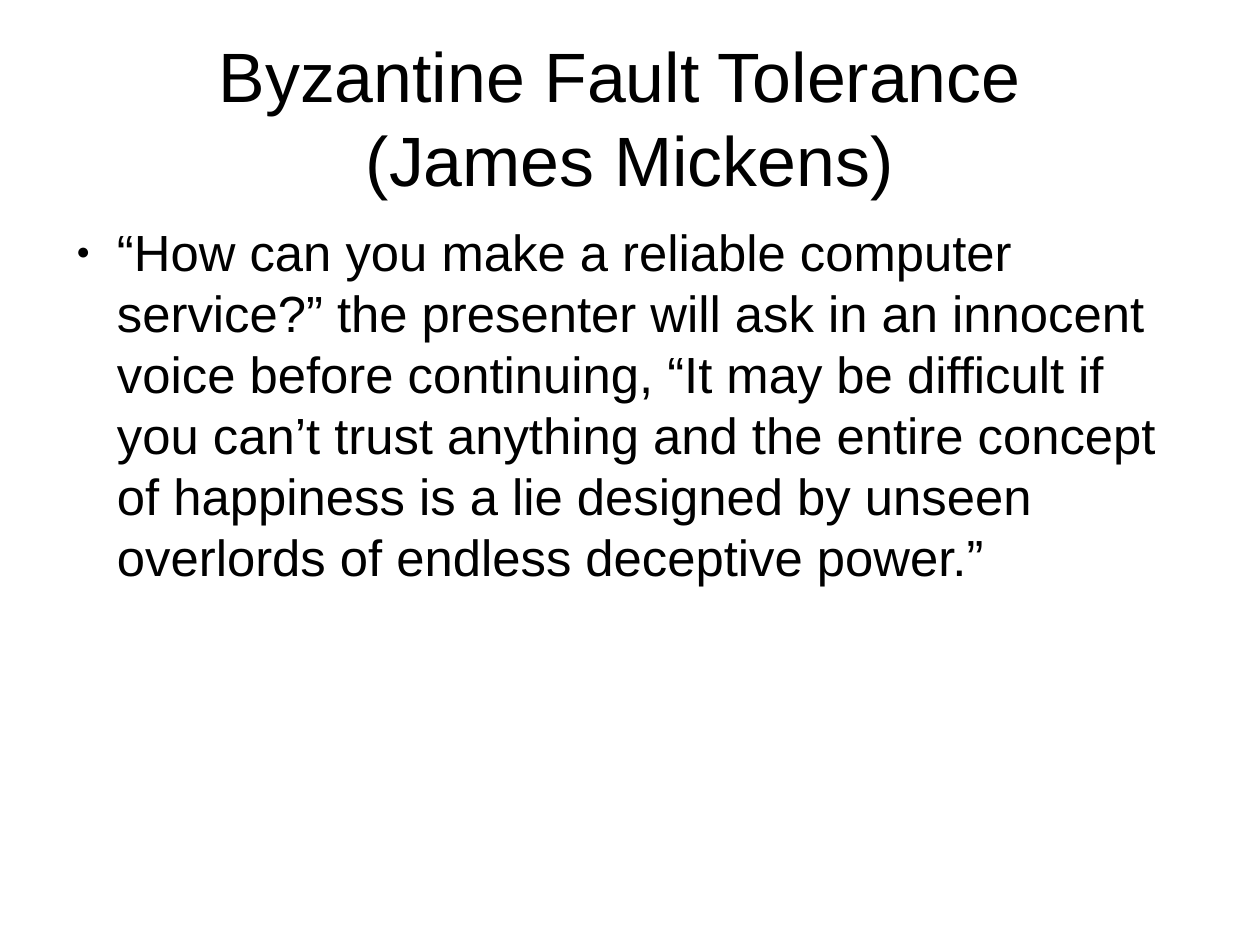
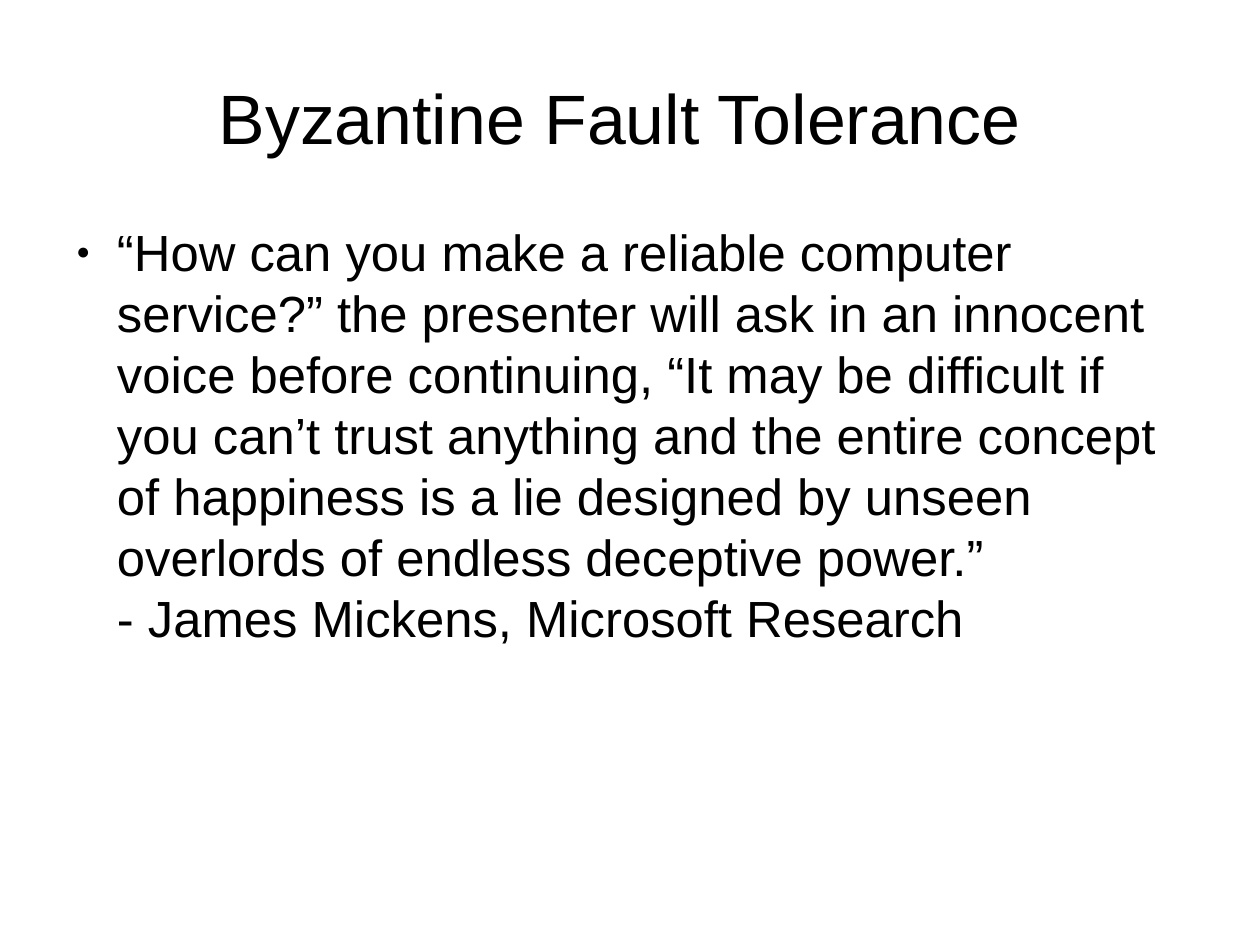
Before and after one commit to tormeh/sanntidpres, a slide deck: slide 6 of Actor model verification talk.odp (slide 5 before the commit). Drawn at 1260x945 pixels with LibreOffice and Linux fonts; fonts in the diff are those of the drawing. Boxes give left, top, right and bottom in pixels: in the first picture for what was removed or moved away, otherwise in the second. Text is boxed around its words. In the diff, an @@ line names an element or a change of style, - is before the commit and + after.

```diff
--- a/Actor model verification talk.odp
+++ b/Actor model verification talk.odp
@@ title at (219,93,1021,157): text changed @@
-Byzantine Fault Tolerance
-(James Mickens)
+Byzantine Fault Tolerance
@@ text at (117,234,1156,644): text changed @@
-● “How can you make a reliable computer service?” the presenter will ask in an innocent voice before continuing, “It may be difficult if you can’t trust anything and the entire concept of happiness is a lie designed by unseen overlords of endless deceptive power.”
+● “How can you make a reliable computer service?” the presenter will ask in an innocent voice before continuing, “It may be difficult if you can’t trust anything and the entire concept of happiness is a lie designed by unseen overlords of endless deceptive power.”
+  - James Mickens, Microsoft Research
```
Also in this commit, not shown: 3 other slides changed, 4 slides added, 2 slides removed, 1 other file.
